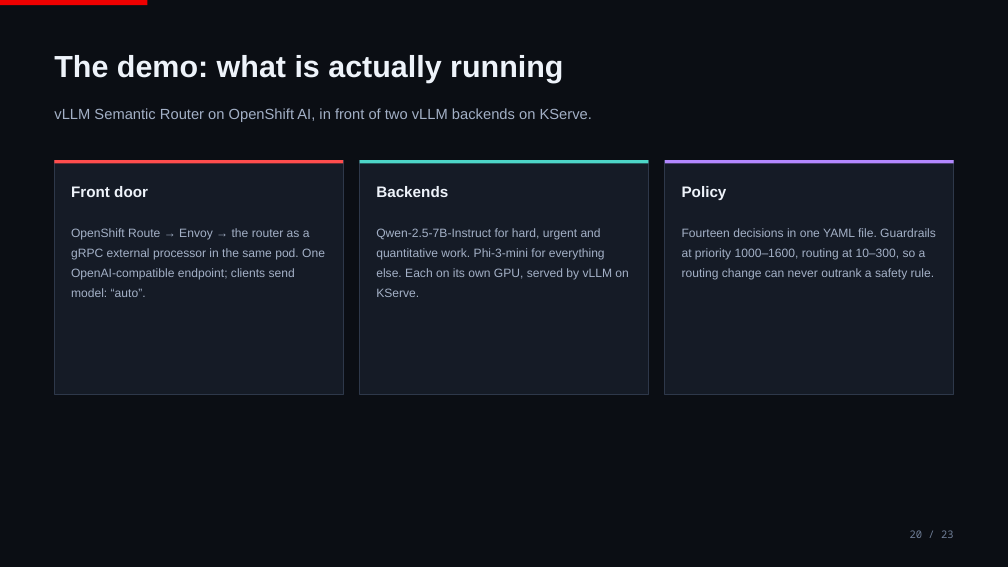
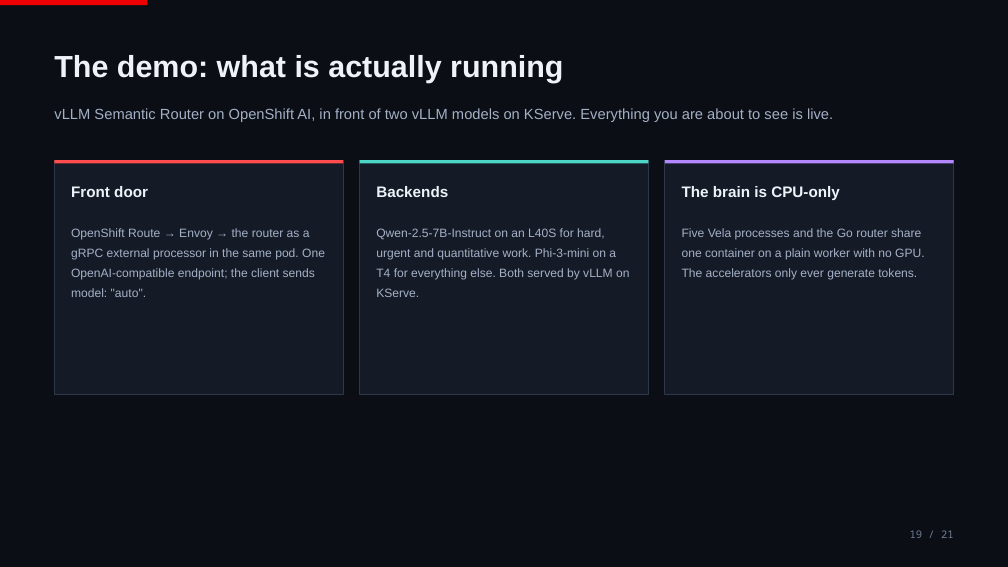
Before and after one commit to ritzshah/vllm-semantic-router-demo, a slide deck: slide 19 of docs/presentation/vLLM-Semantic-Router.pptx (slide 20 before the commit). Drawn at 1008x567 pixels with LibreOffice and Linux fonts; fonts in the diff are those of the drawing. Boxes give left, top, right and bottom in pixels: in the first picture for what was removed or moved away, otherwise in the second. Text is boxed around its words. In the diff, an @@ line names an element or a change of style, - is before the commit and + after.

```diff
--- a/docs/presentation/vLLM-Semantic-Router.pptx
+++ b/docs/presentation/vLLM-Semantic-Router.pptx
@@ text at [54, 108, 833, 122]: text changed @@
-vLLM Semantic Router on OpenShift AI, in front of two vLLM backends on KServe.
+vLLM Semantic Router on OpenShift AI, in front of two vLLM models on KServe. Everything you are about to see is live.
@@ text at [682, 186, 840, 200]: text changed @@
-Policy
+The brain is CPU-only
@@ text at [71, 228, 325, 297]: text changed @@
-OpenShift Route → Envoy → the router as a gRPC external processor in the same pod. One OpenAI-compatible endpoint; clients send model: “auto”.
+OpenShift Route → Envoy → the router as a gRPC external processor in the same pod. One OpenAI-compatible endpoint; the client sends model: "auto".
@@ text at [376, 228, 629, 297]: text changed @@
-Qwen-2.5-7B-Instruct for hard, urgent and quantitative work. Phi-3-mini for everything else. Each on its own GPU, served by vLLM on KServe.
+Qwen-2.5-7B-Instruct on an L40S for hard, urgent and quantitative work. Phi-3-mini on a T4 for everything else. Both served by vLLM on KServe.
@@ text at [682, 228, 925, 280]: text changed @@
-Fourteen decisions in one YAML file. Guardrails at priority 1000–1600, routing at 10–300, so a routing change can never outrank a safety rule.
+Five Vela processes and the Go router share one container on a plain worker with no GPU. The accelerators only ever generate tokens.
@@ text at [910, 530, 954, 538]: text changed @@
-20 / 23
+19 / 21
```
Also in this commit, not shown: 10 other slides changed, 10 slides added, 12 slides removed, 5 other files.
